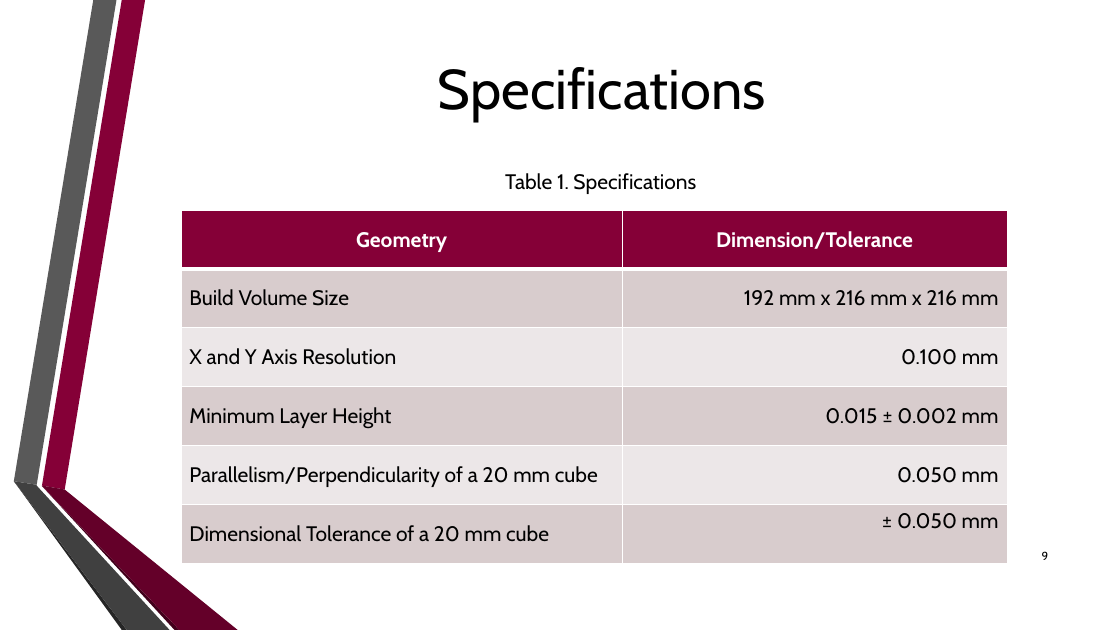
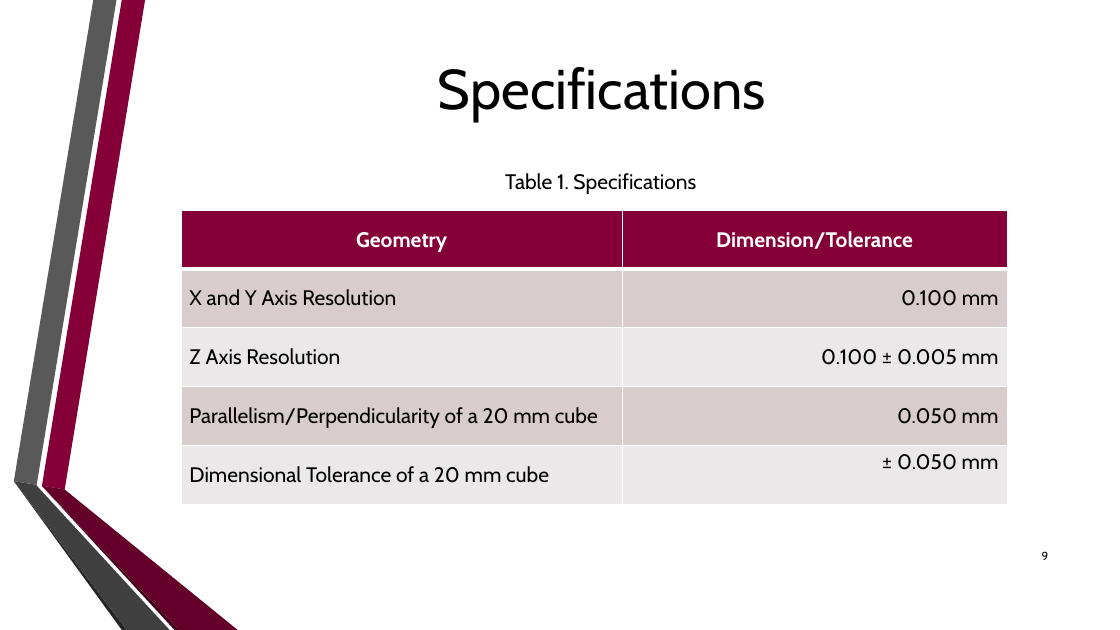
Before and after one commit to dan-olsen/SeniorDesign, a slide deck: slide 9 of Presentations/DesignPres/DesignPres-75.pptx. Drawn at 1120x630 pixels with LibreOffice and Linux fonts; fonts in the diff are those of the drawing; background and template pictures are left out. Boxes give left, top, right and bottom in pixels: in the first picture for what was removed or moved away, otherwise in the second. Text is boxed around its words. In the diff, an @@ line names an element or a change of style, - is before the commit and + after.

```diff
--- a/Presentations/DesignPres/DesignPres-75.pptx
+++ b/Presentations/DesignPres/DesignPres-75.pptx
@@ table at (181, 210, 1007, 504) @@
-row 2: Build Volume Size | 192 mm x 216 mm x 216 mm
-row 3, column 1: Minimum Layer Height
+row 3, column 1: Z Axis Resolution
-row 3, column 2: 0.015 ± 0.002 mm
+row 3, column 2: 0.100 ± 0.005 mm
```
Also in this commit, not shown: 1 other slide changed.
